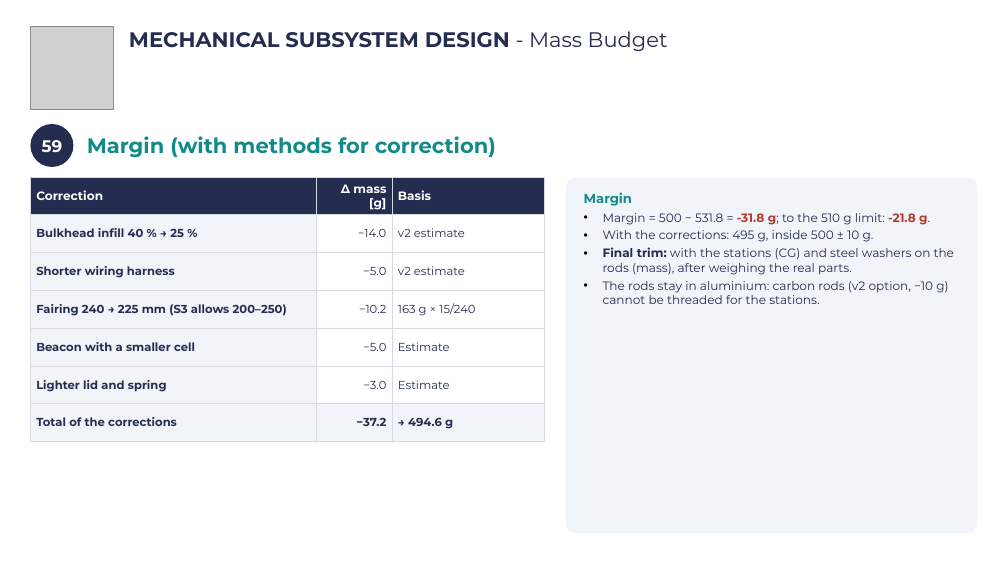
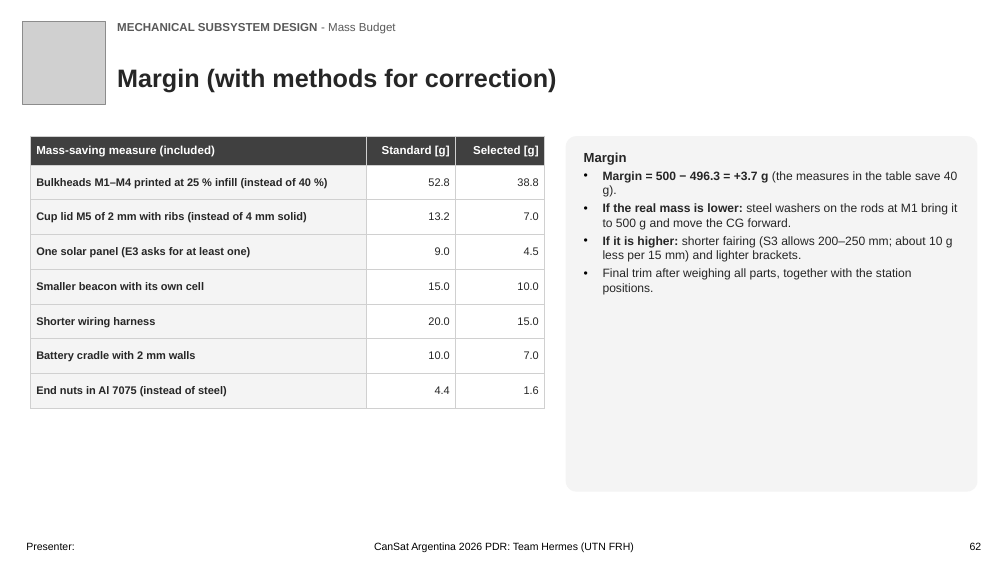
Before and after one commit to Caetano18/proyecto, a slide deck: slide 62 of cansat_pdr/laminas_plantilla/CanSat_PDR_Hermes_completo.pptx. Drawn at 1008x567 pixels with LibreOffice and Linux fonts; fonts in the diff are those of the drawing; grey boxes stand for pictures; background and template pictures are left out. Boxes give left, top, right and bottom in pixels: in the first picture for what was removed or moved away, otherwise in the second. Text is boxed around its words. In the diff, an @@ line names an element or a change of style, - is before the commit and + after.

```diff
--- a/cansat_pdr/laminas_plantilla/CanSat_PDR_Hermes_completo.pptx
+++ b/cansat_pdr/laminas_plantilla/CanSat_PDR_Hermes_completo.pptx
@@ picture: place and size @@
-picture at [30, 26, 113, 109]
+picture at [23, 21, 106, 104]
@@ text "MECHANICAL SUBSYSTEM DESIGN - Mass ...": place and size @@
-text "MECHANICAL SUBSYSTEM DESIGN - Mass ..." at [129, 31, 668, 51]
+text "MECHANICAL SUBSYSTEM DESIGN - Mass ..." at [117, 23, 396, 34]
@@ text "MECHANICAL SUBSYSTEM DESIGN - Mass ..." at [117, 23, 396, 34]: size 20 to 11 pt, font Montserrat to Arial, text colour #242C4F to #595959 @@
@@ text "Margin (with methods for correction)": place and size @@
-text "Margin (with methods for correction)" at [87, 136, 496, 158]
+text "Margin (with methods for correction)" at [117, 68, 557, 92]
@@ text "Margin (with methods for correction)" at [117, 68, 557, 92]: size 20 to 24 pt, font Montserrat to Arial, text colour #138A8A to #262626 @@
@@ table at [30, 136, 545, 408] @@
-row 1: Correction | Δ mass [g] | Basis
-row 2: Bulkhead infill 40 % → 25 % | −14.0 | v2 estimate
-row 3: Shorter wiring harness | −5.0 | v2 estimate
-row 4: Fairing 240 → 225 mm (S3 allows 200–250) | −10.2 | 163 g × 15/240
-row 5: Beacon with a smaller cell | −5.0 | Estimate
-row 6: Lighter lid and spring | −3.0 | Estimate
-row 7: Total of the corrections | −37.2 | → 494.6 g
+row 1: Mass-saving measure (included) | Standard [g] | Selected [g]
+row 2: Bulkheads M1–M4 printed at 25 % infill (instead of 40 %) | 52.8 | 38.8
+row 3: Cup lid M5 of 2 mm with ribs (instead of 4 mm solid) | 13.2 | 7.0
+row 4: One solar panel (E3 asks for at least one) | 9.0 | 4.5
+row 5: Smaller beacon with its own cell | 15.0 | 10.0
+row 6: Shorter wiring harness | 20.0 | 15.0
+row 7: Battery cradle with 2 mm walls | 10.0 | 7.0
+row 8: End nuts in Al 7075 (instead of steel) | 4.4 | 1.6
@@ table: place and size @@
-table at [30, 178, 544, 433]
+table at [30, 136, 545, 408]
@@ ellipse removed at [30, 124, 73, 167] @@
-59
@@ rounded rectangle "Margin": place and size @@
-rounded rectangle "Margin" at [566, 178, 978, 533]
+rounded rectangle "Margin" at [566, 136, 978, 492]
@@ rounded rectangle "Margin" at [566, 136, 978, 492]: fill #F1F4F9 to #F4F4F4 @@
@@ text in rounded rectangle at [584, 152, 627, 165]: font Montserrat to Arial, text colour #138A8A to #262626 in "Margin" @@
@@ text in rounded rectangle at [603, 170, 957, 294]: text changed; font Montserrat to Arial; text colour #242C4F to #262626 @@
-• Margin = 500 − 531.8 = -31.8 g; to the 510 g limit: -21.8 g.
-• With the corrections: 495 g, inside 500 ± 10 g.
-• Final trim: with the stations (CG) and steel washers on the rods (mass), after weighing the real parts.
-• The rods stay in aluminium: carbon rods (v2 option, −10 g) cannot be threaded for the stations.
+• Margin = 500 − 496.3 = +3.7 g (the measures in the table save 40 g).
+• If the real mass is lower: steel washers on the rods at M1 bring it to 500 g and move the CG forward.
+• If it is higher: shorter fairing (S3 allows 200–250 mm; about 10 g less per 15 mm) and lighter brackets.
+• Final trim after weighing all parts, together with the station positions.
@@ text added at [26, 542, 74, 550], 10 pt, text #000000 @@
+Presenter:
@@ text added at [374, 542, 634, 552], 10 pt, text #000000 @@
+CanSat Argentina 2026 PDR: Team Hermes (UTN FRH)
@@ text added at [970, 542, 982, 550], 10 pt, text #000000 @@
+62
```
Also in this commit, not shown: 105 other slides changed, 42 other files.
